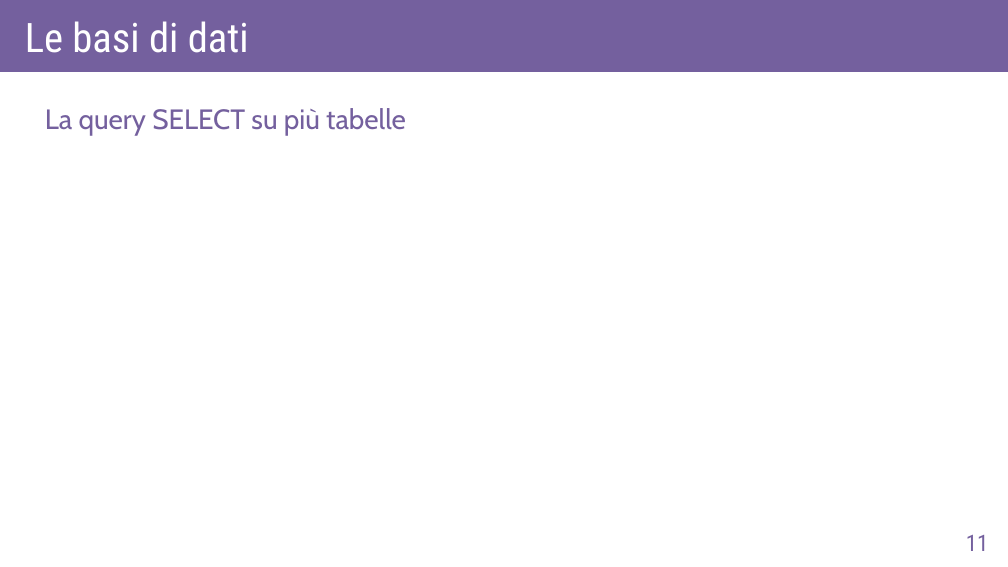
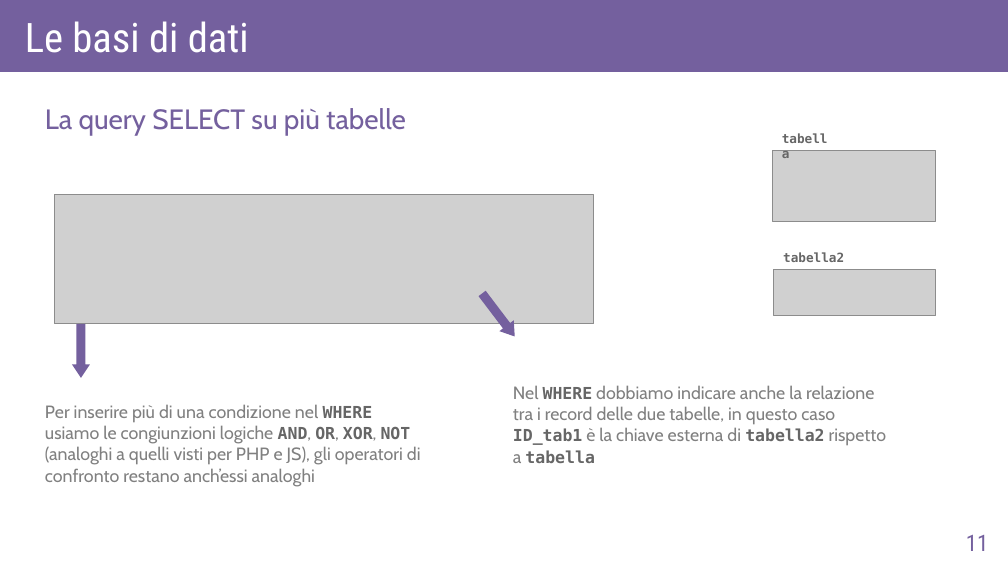
Before and after one commit to AlexF1789/corsoPHP, a slide deck: slide 11 of slide_odp/lez6.odp. Drawn at 1008x567 pixels with LibreOffice and Linux fonts; fonts in the diff are those of the drawing; grey boxes stand for pictures. Boxes give left, top, right and bottom in pixels: in the first picture for what was removed or moved away, otherwise in the second. Text is boxed around its words. In the diff, an @@ line names an element or a change of style, - is before the commit and + after.

```diff
--- a/slide_odp/lez6.odp
+++ b/slide_odp/lez6.odp
@@ text added at [773,126,844,165], 10 pt, text #666666, bold @@
+tabella
@@ picture added at [773,150,936,221] @@
@@ picture added at [54,195,594,324] @@
@@ text added at [783,252,844,262], 10 pt, text #666666, bold @@
+tabella2
@@ down arrow added at [475,288,522,342], fill #74609E @@
@@ picture added at [774,270,937,316] @@
@@ down arrow added at [72,324,91,378], fill #74609E @@
@@ text added at [513,385,887,463], 14 pt, text #808080 @@
+Nel WHERE dobbiamo indicare anche la relazione tra i record delle due tabelle, in questo caso ID_tab1 è la chiave esterna di tabella2 rispetto a tabella
@@ text added at [45,404,421,487], 14 pt, text #808080 @@
+Per inserire più di una condizione nel WHERE usiamo le congiunzioni logiche AND, OR, XOR, NOT (analoghi a quelli visti per PHP e JS), gli operatori di confronto restano anch’essi analoghi
```
Also in this commit, not shown: 9 other slides changed, 5 slides added, 5 other files.
